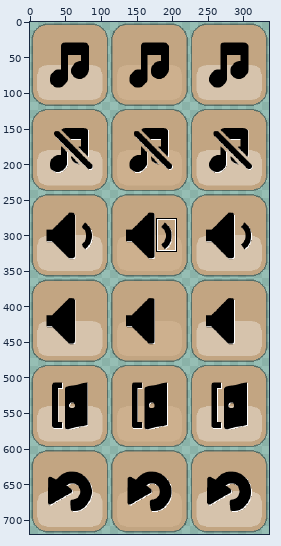
Sprite sheet: app/src/main/assets/setting_icon_btns.png. Above, an overview of the earlier version with the close-up marked.
Close-up. Earlier state:
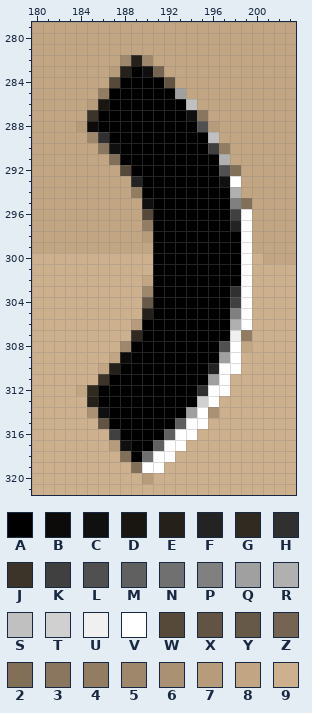
The file is 336x720 pixels. Colours within 5 levels of each other are drawn and written as one. Shown: x 180..203, y 279..321. The commit also changed other parts of the picture, which this record leaves out.
Palette (. is transparent): A #000000  B #0d0b09  C #101010  D #191511  E #252019  F #232323  G #312a21  H #303030  J #3d3429  K #404040  L #505050  M #606060  N #707070  P #808080  Q #a0a0a0  R #b0b0b0  S #c0c0c0  T #d0d0d0  U #f0f0f0  V #ffffff  W #56493a  X #625342  Y #675948  Z #746451  2 #826f58  3 #8a765f  4 #937d62  5 #9f876b  6 #ab9173  7 #b79c7b  8 #c2a582  9 #cdb08e
Pixels before, first column x 180:
279 888888888888888888888888
280 888888888888888888888888
281 888888888888888888888888
282 888888885E58888888888888
283 88888887EACZ888888888888
284 8888888WAAAAX88888888888
285 8888884AAAAAAQ8888888888
286 888887DAAAAAAAS888888888
287 88888JAAAAAAAAC388888888
288 88887BAAAAAAAAAL78888888
289 888885HAAAAAAAAAS8888888
290 8888883CAAAAAAAAK4888888
291 88888882AAAAAAAAAR888888
292 88888888WAAAAAAAAL288888
293 888888888FAAAAAAACV88888
294 8888888884AAAAAAAAR88888
295 8888888888CAAAAAAAP28888
296 8888888888WAAAAAAAKV8888
297 88888888884AAAAAAAFV8888
298 88888888887AAAAAAAAV8888
299 88888888888AAAAAAAAV8888
300 99999999999AAAAAAAAV9888
301 99999999999AAAAAAAAV9999
302 99999999998AAAAAAAAV9999
303 99999999995AAAAAAAHV9999
304 9999999999YAAAAAAAKV9999
305 9999999999EAAAAAAAPV9999
306 9999999997AAAAAAAARV9999
307 999999999GAAAAAAAAU49999
308 999999995AAAAAAAALV89999
309 99999998BAAAAAAAAQV99999
310 9999998EAAAAAAAAFVV99999
311 999999JAAAAAAAAAQV999999
312 99998GAAAAAAAAAHVV999999
313 99999EAAAAAAAAATV9999999
314 999996CAAAAAAAQV69999999
315 999999XAAAAAAMVV99999999
316 9999999KAAAAMVV999999999
317 99999997CAAMVV9999999999
318 999999992ANVV99999999999
319 9999999992VV999999999999
320 999999999979999999999999
321 999999999999999999999999
New version:
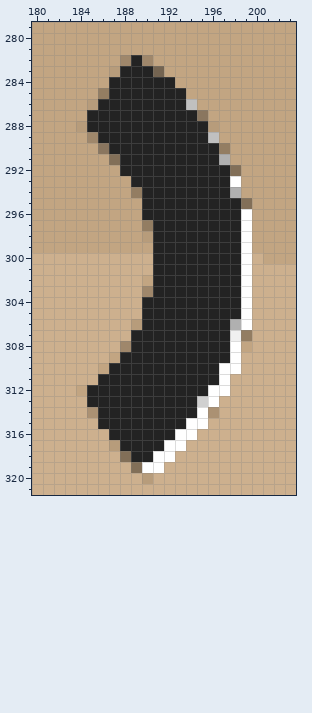
Change:
y 282: x 189 E -> F
y 283: x 188..190 EAC -> FFF
y 284: x 187..192 WAAAAX -> FFFFFF
y 285: x 187..193 AAAAAAQ -> FFFFFFF
y 286: x 186..193 DAAAAAAA -> FFFFFFFF
y 287: x 185..194 JAAAAAAAAC -> FFFFFFFFFF
y 288: x 185..195 BAAAAAAAAAL -> FFFFFFFFFFF
y 289: x 186..195 HAAAAAAAAA -> FFFFFFFFFF
y 290: x 187..196 CAAAAAAAAK -> FFFFFFFFFF
y 291: x 188..196 AAAAAAAAA -> FFFFFFFFF
y 292: x 188..197 WAAAAAAAAL -> FFFFFFFFFF
y 293: x 190..197 AAAAAAAC -> FFFFFFFF
y 294: x 190..197 AAAAAAAA -> FFFFFFFF
y 295: x 190..198 CAAAAAAAP -> FFFFFFFFF
y 296: x 190..198 WAAAAAAAK -> FFFFFFFFF
y 297: x 191..197 AAAAAAA -> FFFFFFF
y 298..302: x 191..198 AAAAAAAA -> FFFFFFFF
y 303: x 191..198 AAAAAAAH -> FFFFFFFF
y 304: x 190..198 YAAAAAAAK -> FFFFFFFFF
y 305: x 190..198 EAAAAAAAP -> FFFFFFFFF
y 306: x 190..197 AAAAAAAA -> FFFFFFFF
y 307: x 189..197 GAAAAAAAA -> FFFFFFFFF
y 308: x 189..197 AAAAAAAAL -> FFFFFFFFF
y 309: x 188..197 BAAAAAAAAQ -> FFFFFFFFFF
y 310: x 187..195 EAAAAAAAA -> FFFFFFFFF
y 311: x 186..196 JAAAAAAAAAQ -> FFFFFFFFFFF
y 312: x 185..195 GAAAAAAAAAH -> FFFFFFFFFFF
y 313: x 185..194 EAAAAAAAAA -> FFFFFFFFFF
y 314: x 186..194 CAAAAAAAQ -> FFFFFFFFF
y 315: x 186..193 XAAAAAAM -> FFFFFFFF
y 316: x 187..192 KAAAAM -> FFFFFF
y 317: x 188..191 CAAM -> FFFF
y 318: x 189..190 AN -> FF
Where, in picture pixels (left, top, right, bottom), the same in both close-ups:
changed: (87, 55, 241, 462)
